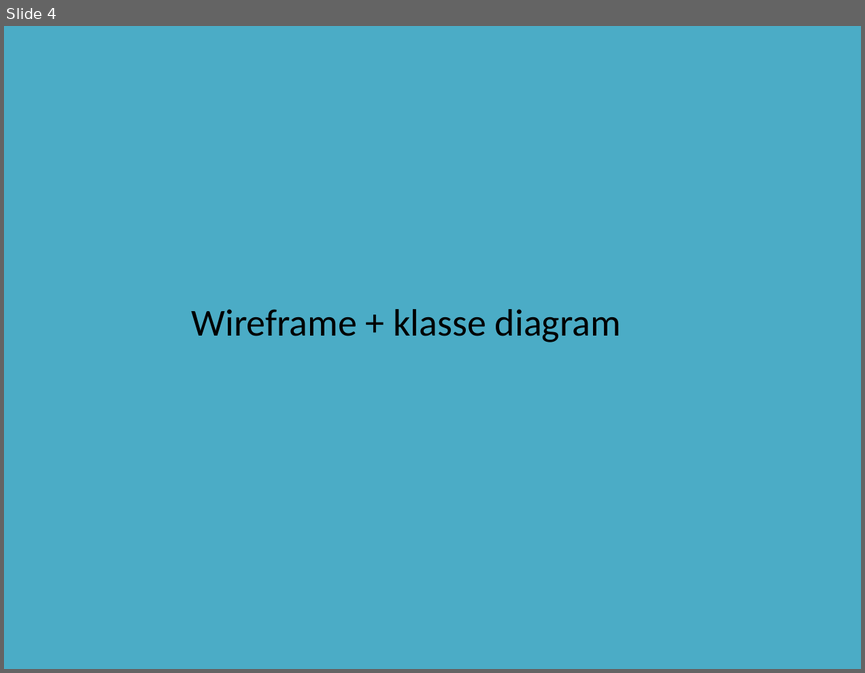
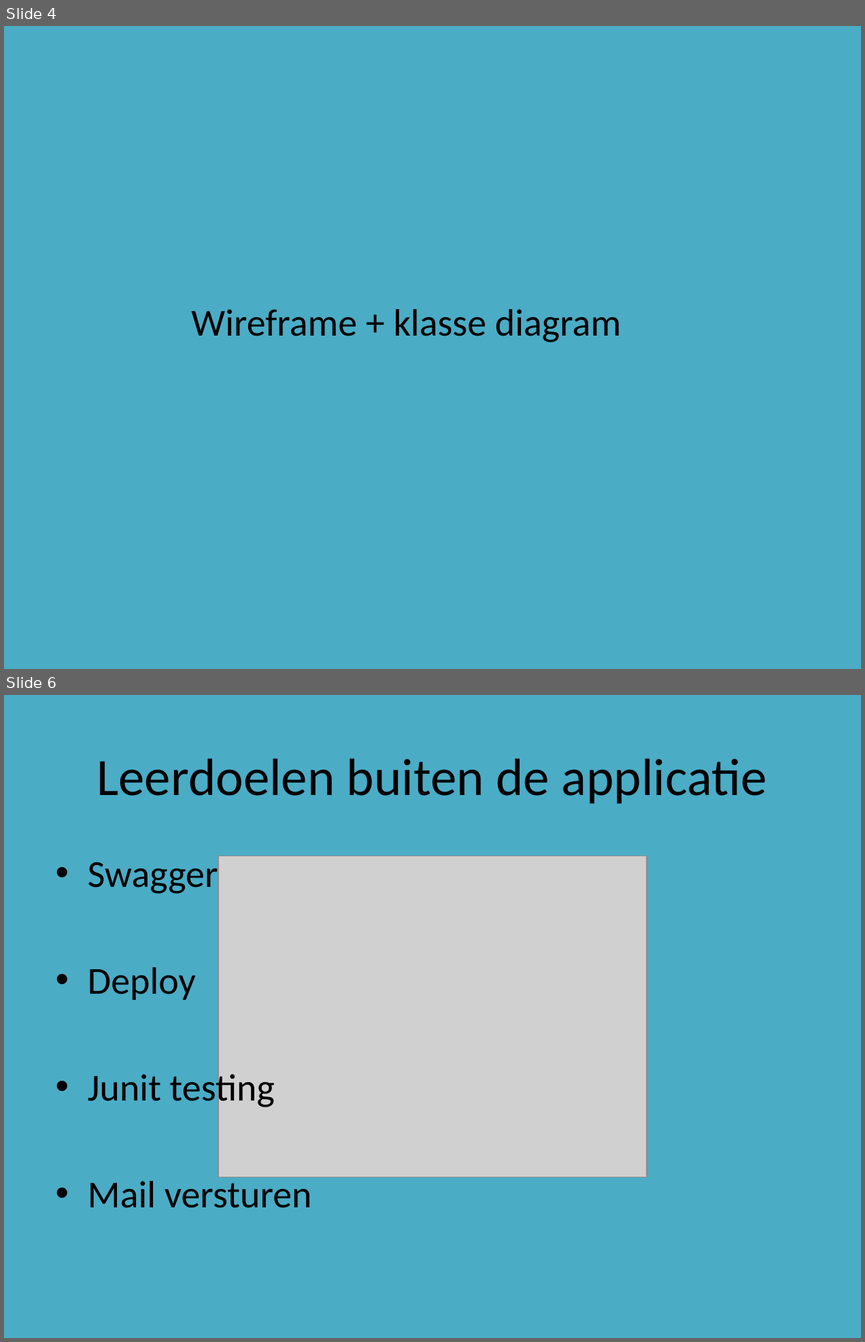
Before and after one commit to DASnoeken/Powerlift_App, a slide deck: Powerlift Powerpoint.pptx. Shown one above the other, each under a label of ours: slide 4 before the commit, slides 4 and 6 after it; the slides between them are not shown. The pictures are 865x673 and 865x1342 pixels, drawn with LibreOffice and Linux fonts; fonts in the diff are those of the drawing; grey boxes stand for pictures. Boxes give left, top, right and bottom in pixels: in the first picture for what was removed or moved away, otherwise in the second. Text is boxed around its words. In the diff, an @@ line names an element or a change of style, - is before the commit and + after.

```diff
--- a/Powerlift Powerpoint.pptx
+++ b/Powerlift Powerpoint.pptx
@@ slide 6 added at (x1=4, y1=695, x2=861, y2=1338), background #4BACC6 @@
@@ title added at (x1=96, y1=758, x2=767, y2=804), 44 pt, text #000000 @@
+Leerdoelen buiten de applicatie
@@ text added at (x1=88, y1=855, x2=312, y2=1208), 32 pt, text #000000 @@
+• Swagger
+• Deploy
+• Junit testing
+• Mail versturen
@@ picture added at (x1=218, y1=856, x2=647, y2=1177) @@
```
Also in this commit, not shown: 2 slides changed, 2 slides removed.
